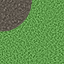
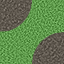
Comparing the layer stacks of the two w=64, h=64 images. Changes:
hid "GrassLayer copy 13" over bbox(0, 0, 64, 64)
showed "GrassLayer copy 5", painted on it over bbox(0, 0, 64, 64)
